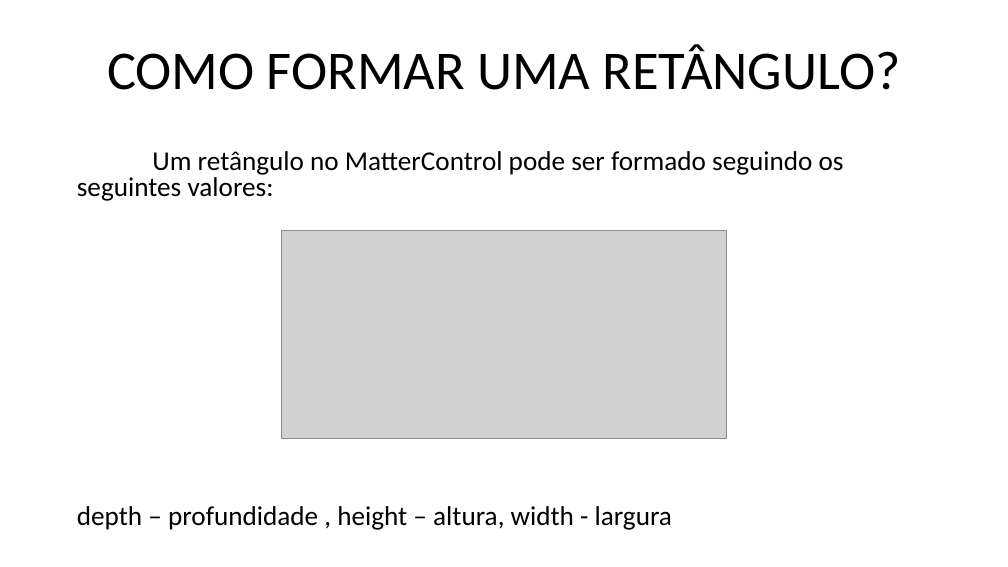
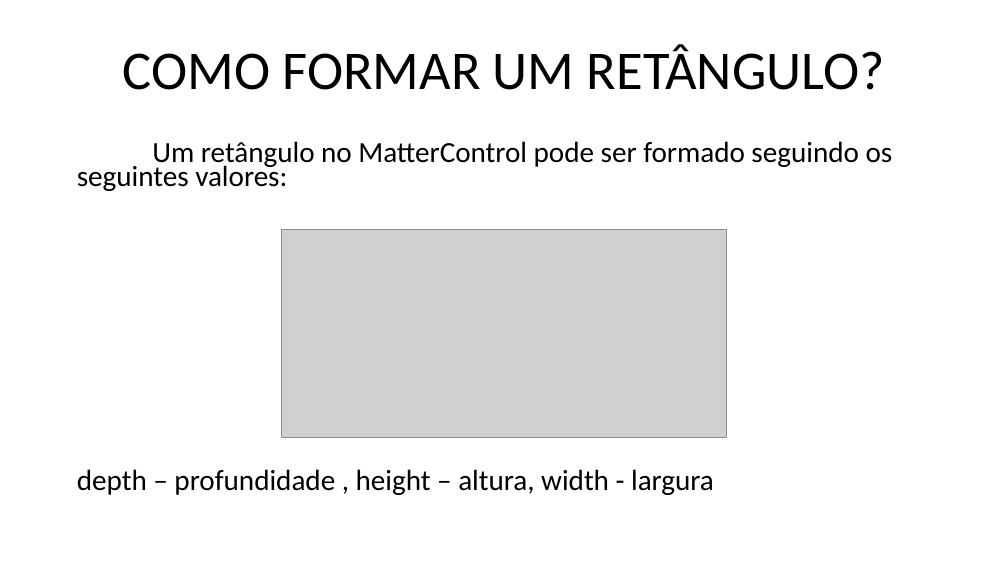
Before and after one commit to marcosdosea/ManualImpessora3D, a slide deck: slide 13 of Curso/Fundamentos de impressão 3D - Objetos.pptx. Drawn at 1008x567 pixels with LibreOffice and Linux fonts; fonts in the diff are those of the drawing; grey boxes stand for pictures. Boxes give left, top, right and bottom in pixels: in the first picture for what was removed or moved away, otherwise in the second. Text is boxed around its words. In the diff, an @@ line names an element or a change of style, - is before the commit and + after.

```diff
--- a/Curso/Fundamentos de impressão 3D - Objetos.pptx
+++ b/Curso/Fundamentos de impressão 3D - Objetos.pptx
@@ title at <box>123,44,885,90</box>: text changed @@
-COMO FORMAR UMA RETÂNGULO?
+COMO FORMAR UM RETÂNGULO?
@@ text "Um retângulo no MatterControl pode ..." at <box>77,141,893,495</box>: size 25.9 to 27.8 pt; line spacing 0.8 to 0.7 @@
```
Also in this commit, not shown: 2 other slides changed, 2 other files.
